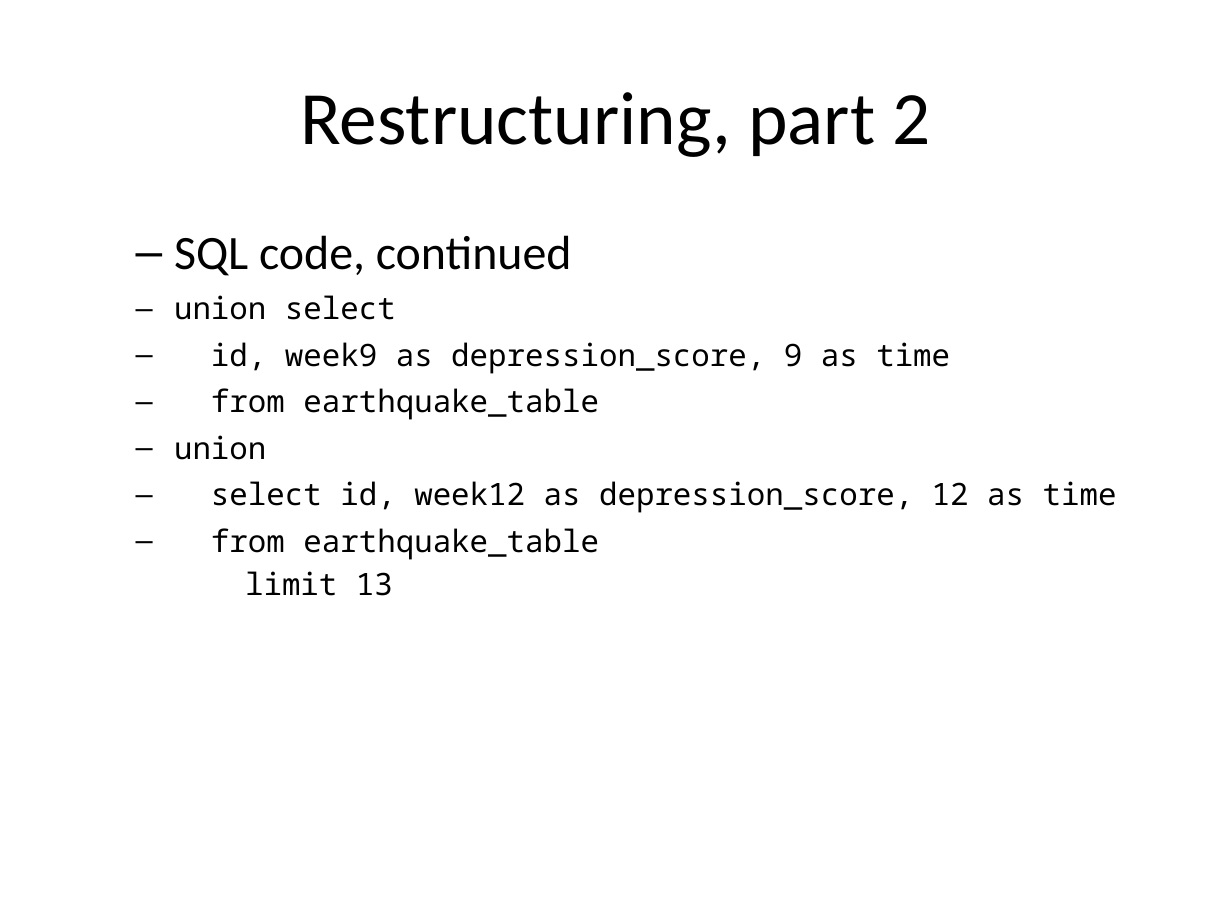
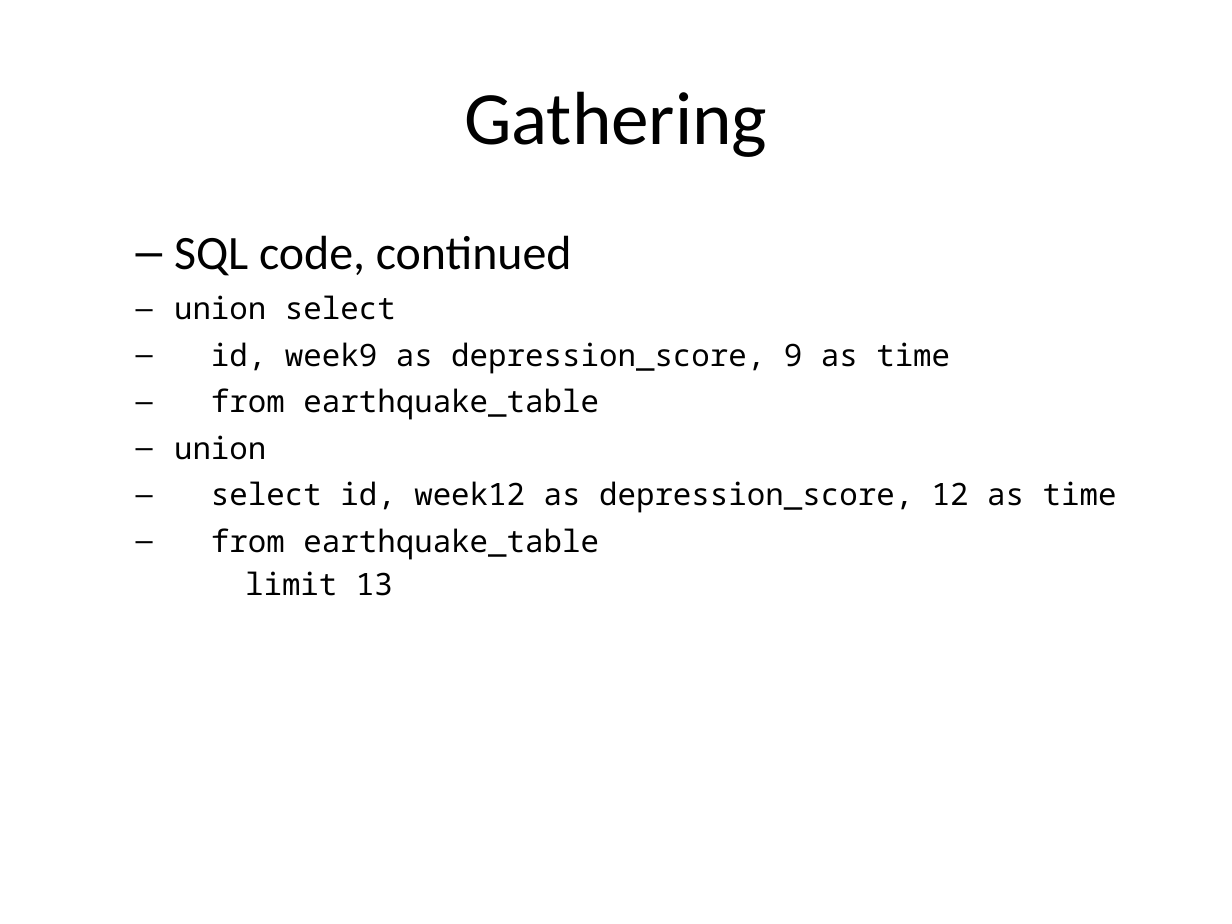
Before and after one commit to pmean/introduction-to-sql, a slide deck: slide 7 of module15-gathering-and-spreading/gather.pptx. Drawn at 1232x924 pixels with LibreOffice and Linux fonts; fonts in the diff are those of the drawing. Boxes give left, top, right and bottom in pixels: in the first picture for what was removed or moved away, otherwise in the second. Text is boxed around its words. In the diff, an @@ line names an element or a change of style, - is before the commit and + after.

```diff
--- a/module15-gathering-and-spreading/gather.pptx
+++ b/module15-gathering-and-spreading/gather.pptx
@@ title at (464,91,767,157): text changed @@
-Restructuring, part 2
+Gathering
```
Also in this commit, not shown: 2 other slides changed, 6 slides added, 15 other files.
